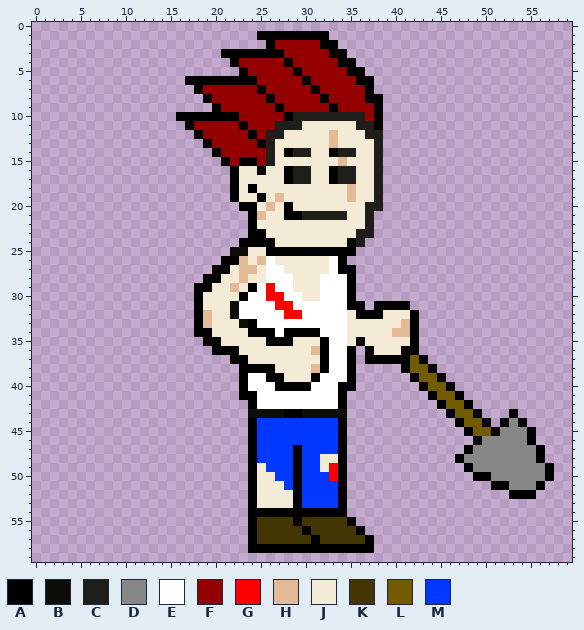
File history of a pixel-art sprite, sprites/Idle 1.png. The picture above is the old version.
The file is 60x60 pixels. Colours within 5 levels of each other are drawn and written as one.
Palette (. is transparent): A #000000  B #0d0c09  C #201e1a  D #878787  E #ffffff  F #940000  G #ff0000  H #e3ba95  J #f3ebd6  K #443602  L #735b00  M #0038ff
Pixels before (only the part around the change), first column x 4:
 0 ........................................................
 1 .....................AAAAAAAA...........................
 2 ......................AFFFFFAA..........................
 3 .................AAAAAAAFFFFFAA.........................
 4 ..................AFFFFFAFFFFFAA........................
 5 ...................AFFFFFAFFFFFAA.......................
 6 .............AAAAAAAAFFFFFAFFFFFAA......................
 7 ..............AFFFFFFAFFFFFAFFFFFA......................
 8 ...............AFFFFFFAFFFFFAFFFFAA.....................
 9 ................AFFFFFFAFFFFFAFFFFA.....................
10 ............AAAAAAAFFFFFACCCCCCCCFA.....................
11 .............AFFFFFAFFFCCCJJJJJJCCA.....................
12 ..............AFFFFFAFCCJJJJJHJJJCC.....................
13 ...............AFFFFFACJJJJJJHJJJJC.....................
14 ................AFFFFFCJACCJJACCJJC.....................
15 .................AFAAFCJJJJJJJHJJJC.....................
16 ..................AJJAJJACCJJACCJJC.....................
17 ..................AJJJJJACCJJACCJJC.....................
18 ..................AJAJJJJJJJJJJHJJC.....................
19 ..................AJJAJHJJJJJJJHJJC.....................
20 ...................AAJHJAJJJJJJJJCC.....................
21 ....................AHJJAACCCCCJJC......................
22 ....................AJJJJJJJJJJJJC......................
23 ....................AAJJJJJJJJJJCC......................
24 ...................AAAAJJJJJJJJAC.......................
25 ..................BBJJAAAAAAAAAA........................
26 .................AAHJHEJJJJJJEA.........................
27 ................AAJHHJEEJJJJJEAA........................
28 ...............AAJJHJJEEEJJJEEEA........................
29 ..............AAJJHJAEGEEJJJEEEA........................
30 ..............AJJJJAEEGGEEJJEEEA........................
31 ..............AJJJBEEEEGGEEEEEEAA.AAAA..................
32 ..............AHJJBEEEEEGGEEEEEJAAAJJJA.................
33 ..............AHJJJBAEEEEEEEEEEJJJJJJHA.................
34 ..............AAJJJJAAAEAAAAEEEJJJJJHHA.................
35 ...............AAJJJJJAAAJJJAEEJAJJJJJA.................
36 ................AAAJJJJJJJJHAEEA.AJJJAA.................
37 ..................AAJJJJJJJJAEEA.AAAAALA................
38 ...................AAAAJJJJHAEEA.....ALLA...............
39 ...................AEEAAJJJAEEEA......ALLA..............
40 ...................AEEEAAAAEEEAA.......ALLA.............
41 ...................AAEEEEEEEEEA.........ALLA............
42 ....................AEEEEEEEEEA..........ALLA...........
43 ....................BBBBAABBBBB...........ALLA...A......
44 ....................AMMMMMMMMMA............ALLA.ADA.....
45 ....................AMMMMMMMMMA.............ALLADDDA....
46 ....................AMMMMMMMMMA..............ADDDDDA....
47 ....................AMMMMAMMMMA.............ADDDDDDDA...
48 ....................AMMMMAMMJJA............ADDDDDDDDA...
49 ....................AJMMMAMMJGA.............ADDDDDDDDA..
50 ....................AJJMMAMMMGA..............AADDDDDDA..
51 ....................AJJJMAMMMMA................AADDDA...
52 ....................AJJJJAMMMMA..................AAA....
53 ....................AJJJJAMMMMA.........................
54 ....................AAAAAAAAAAA.........................
55 ....................AKKKKAKKKKKA........................
56 ....................AKKKKKAKKKKKA.......................
57 ....................AKKKKKKAKKKKKA......................
58 ....................AAAAAAAAAAAAAA......................
59 ........................................................
And afterwards:
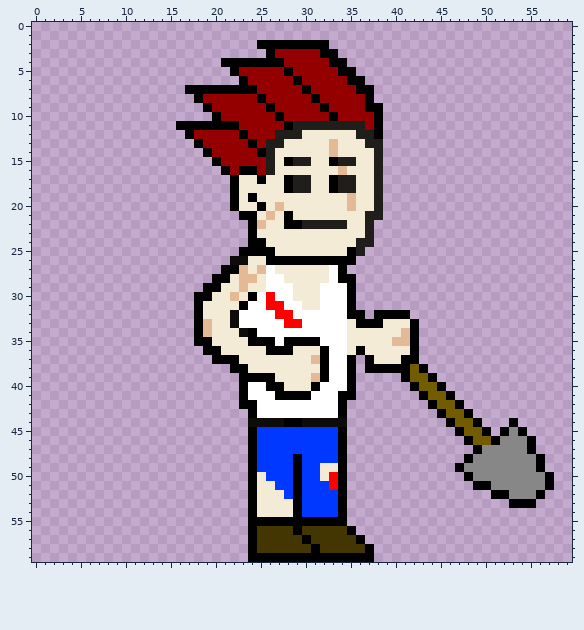
The edit:
y 1: x 25..32 AAAAAAAA -> ........
y 2: x 25 . -> A; x 27..31 FFFFF -> AAAAA; x 33 A -> .
y 3: x 21..25 AAAAA -> .....; x 27 A -> F; x 32 F -> A; x 34 A -> .
y 4: x 21 . -> A; x 23..28 FFFFFA -> AAAAAF; x 33 F -> A; x 35 A -> .
y 5: x 22..23 .A -> AF; x 28..29 FA -> AF; x 34 F -> A; x 36 A -> .
y 6: x 17..22 AAAAAA -> ......; x 24 A -> F; x 29..30 FA -> AF; x 35 F -> A; x 37 A -> .
y 7: x 17 . -> A; x 19..25 FFFFFFA -> AAAAAAF; x 30..31 FA -> AF; x 36 F -> A
y 8: x 18..19 .A -> AF; x 25..26 FA -> AF; x 31..32 FA -> AF; x 38 A -> .
y 9: x 19..20 .A -> AF; x 26..27 FA -> AF; x 32..33 FA -> AF; x 37 F -> A
y 10: x 16..19 AAAA -> ....; x 21..22 AA -> FF; x 27..36 FACCCCCCCC -> AFFFFFAFFF
y 11: x 16 . -> A; x 18..23 FFFFFA -> AAAAAF; x 27..28 CC -> FA; x 30..35 JJJJJJ -> CCCCCC; x 37 C -> F
y 12: x 17..18 .A -> AF; x 23..24 FA -> AF; x 26 C -> F; x 28..29 JJ -> CC; x 33 H -> J; x 36 J -> C; x 38 C -> A
y 13: x 18..19 .A -> AF; x 24..25 FA -> AF; x 27 J -> C; x 37 J -> C
y 14: x 19..20 .A -> AF; x 25 F -> A; x 28..30 ACC -> JJJ; x 33..35 ACC -> HJJ
y 15: x 20..21 .A -> AF; x 23..24 AA -> FF; x 28..30 JJJ -> ACC; x 33..35 JHJ -> ACC
y 16: x 21..26 .AJJAJ -> AFAAFC; x 28..30 ACC -> JJJ; x 33..35 ACC -> JHJ
y 17: x 25 J -> A
y 18: x 24 A -> J; x 28..30 JJJ -> ACC; x 33..35 JJH -> ACC
y 19: x 24..25 JA -> AJ; x 27 H -> J
y 20: x 22..28 .AAJHJA -> AJJAJHJ; x 35 J -> H; x 37 C -> J
y 21: x 23 . -> A; x 25..26 HJ -> JH; x 29..34 ACCCCC -> JJJJJJ; x 38 . -> C
y 22: x 25 J -> H; x 28..34 JJJJJJJ -> AACCCCC
y 23: x 25 A -> J; x 36 C -> J
y 24: x 23 A -> .; x 26 A -> J; x 35 A -> J; x 37 . -> C
y 25: x 22..25 BBJJ -> .AAA; x 27..34 AAAAAAAA -> JJJJJJJJ; x 36 . -> C
y 26: x 21..23 AAH -> .BB; x 25..33 HEJJJJJJE -> JAAAAAAAA; x 35 . -> A
y 27: x 20 A -> .; x 22 J -> A; x 24..25 HJ -> JH; x 27 E -> J; x 35 A -> .
y 28: x 19 A -> .; x 21 J -> A; x 24 J -> H; x 28 E -> J; x 32 E -> J; x 34 E -> A
y 29: x 18 A -> .; x 20 J -> A; x 22..26 HJAEG -> JHJJE
y 30: x 19 J -> A; x 22..24 JAE -> HJA; x 27 G -> E; x 29 E -> J
y 31: x 22..23 BE -> JA; x 26 E -> G; x 28 G -> E; x 30..31 EE -> JJ; x 36 A -> .; x 38..41 AAAA -> ....
y 32: x 19 H -> J; x 27 E -> G; x 29 G -> E; x 35 J -> A; x 37 A -> .; x 39..42 JJJA -> AAA.
y 33: x 22..24 JBA -> BEE; x 28..29 EE -> GG; x 36..38 JJJ -> AAA; x 41 H -> J
y 34: x 19 A -> H; x 23 J -> B; x 25..26 AA -> EE; x 28..31 AAAA -> EEEE; x 40 H -> J
y 35: x 18 . -> A; x 20 A -> J; x 24..25 JJ -> AA; x 27 A -> E; x 29..32 JJJA -> AAAE; x 36 A -> J; x 40..41 JJ -> HH
y 36: x 19 . -> A; x 21..22 AA -> JJ; x 26..28 JJJ -> AAA; x 31 H -> J; x 35..37 A.A -> JAJ; x 41 A -> J
y 37: x 20..21 .. -> AA; x 23 A -> J; x 31 J -> H; x 38..40 AAA -> JJJ; x 42..43 LA -> A.
y 38: x 22 . -> A; x 24..26 AAA -> JJJ; x 31 H -> J; x 37..40 .... -> AAAA; x 43..44 LA -> A.
y 39: x 24..25 EE -> AA; x 27 A -> J; x 31..32 AE -> HA; x 41..42 .A -> AL; x 44..45 LA -> A.
y 40: x 26 E -> A; x 28..31 AAAE -> JJJA; x 34 A -> E; x 42..43 .A -> AL; x 45..46 LA -> A.
y 41: x 24 A -> E; x 27..30 EEEE -> AAAA; x 35 . -> A; x 43..44 .A -> AL; x 46..47 LA -> A.
y 42: x 23 . -> A; x 44..45 .A -> AL; x 47..48 LA -> A.
y 43: x 24..34 BBBBAABBBBB -> AEEEEEEEEEA; x 45..46 .A -> AL; x 48..49 LA -> A.; x 53 A -> .
y 44: x 24..34 AMMMMMMMMMA -> BBBBAABBBBB; x 46..47 .A -> AL; x 49..50 LA -> A.; x 52..54 ADA -> .A.
y 45: x 47..48 .A -> AL; x 50..52 LAD -> A.A; x 54..55 DA -> A.
y 46: x 48..51 .ADD -> ALLA
y 47: x 29 A -> M; x 48..49 AD -> .A; x 55..56 DA -> A.
y 48: x 32..33 JJ -> MM; x 47..48 AD -> .A
y 49: x 25 J -> M; x 33 G -> J; x 47..48 .A -> AD; x 56..57 DA -> A.
y 50: x 26 J -> M; x 32 M -> J; x 48..50 .AA -> ADD
y 51: x 27 J -> M; x 33 M -> G; x 49..52 ..AA -> AADD; x 56..57 A. -> DA
y 52: x 28 J -> M; x 51..56 ..AAA. -> AADDDA
y 53: x 53..55 ... -> AAA
y 54: x 25..28 AAAA -> JJJJ; x 30..33 AAAA -> MMMM
y 55: x 25..28 KKKK -> AAAA; x 30..35 KKKKKA -> AAAAA.
y 56: x 29..30 KA -> AK; x 35..36 KA -> A.
y 57: x 30..31 KA -> AK; x 36..37 KA -> A.
y 58: x 25..30 AAAAAA -> KKKKKK; x 32..36 AAAAA -> KKKKK
y 59: x 24..37 .............. -> AAAAAAAAAAAAAA
